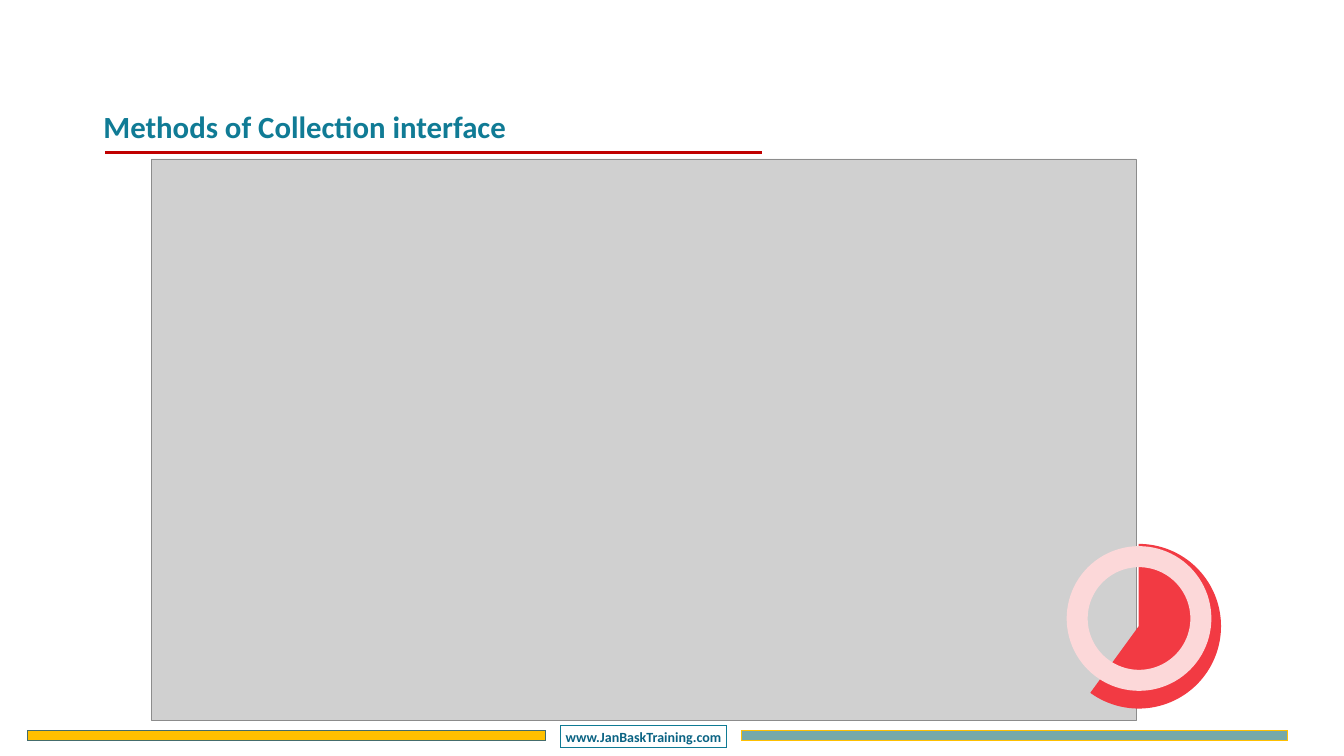
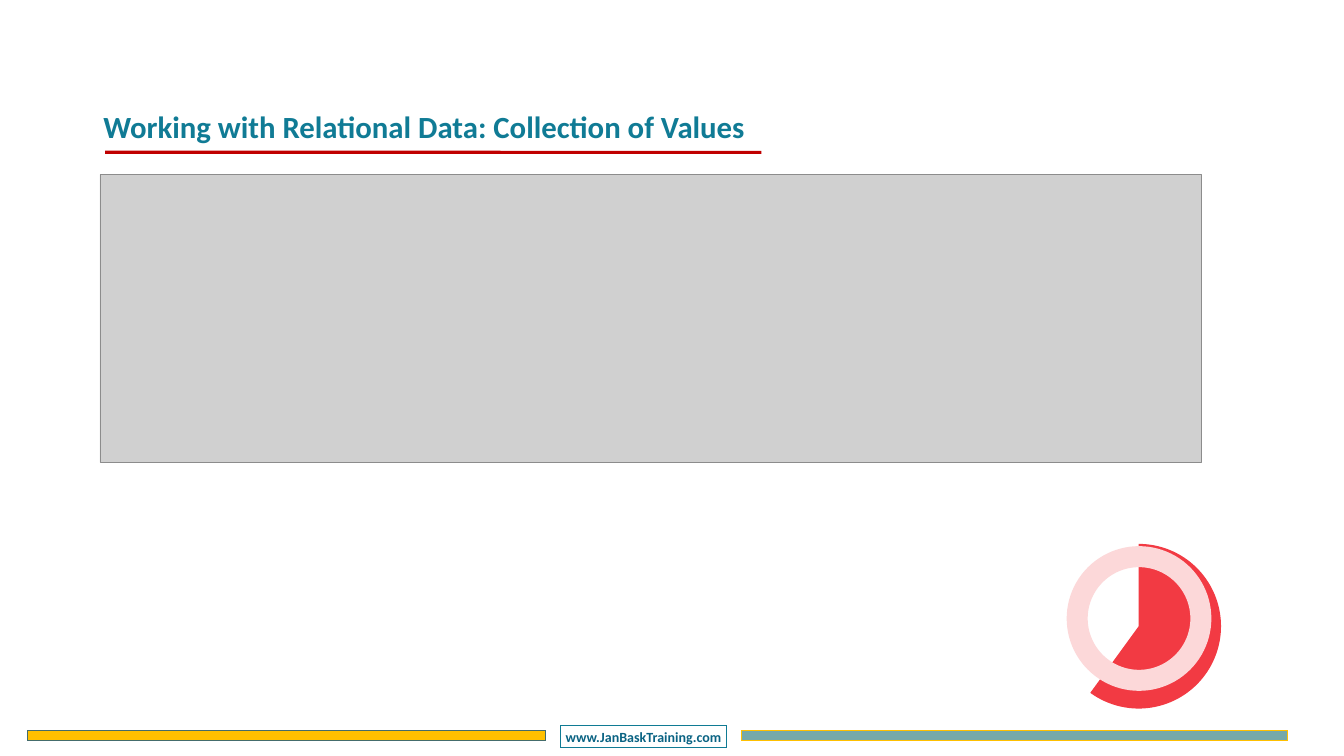
Before and after one commit to CompleteJavaTraining/J2EE, a slide deck: slide 6 of slides/HIBERNATE/HIBERNATE - Chapter4.pptx (slide 8 before the commit). Drawn at 1344x756 pixels with LibreOffice and Linux fonts; fonts in the diff are those of the drawing; grey boxes stand for pictures; background and template pictures are left out. Boxes give left, top, right and bottom in pixels: in the first picture for what was removed or moved away, otherwise in the second. Text is boxed around its words. In the diff, an @@ line names an element or a change of style, - is before the commit and + after.

```diff
--- a/slides/HIBERNATE/HIBERNATE - Chapter4.pptx
+++ b/slides/HIBERNATE/HIBERNATE - Chapter4.pptx
@@ text at (103, 116, 745, 144): text changed @@
-Methods of Collection interface
+Working with Relational Data: Collection of Values
@@ picture added at (100, 174, 1201, 462) @@
@@ picture removed at (151, 159, 1136, 720) @@
```
Also in this commit, not shown: 4 other slides changed, 9 slides added, 15 slides removed, 2 other files.
